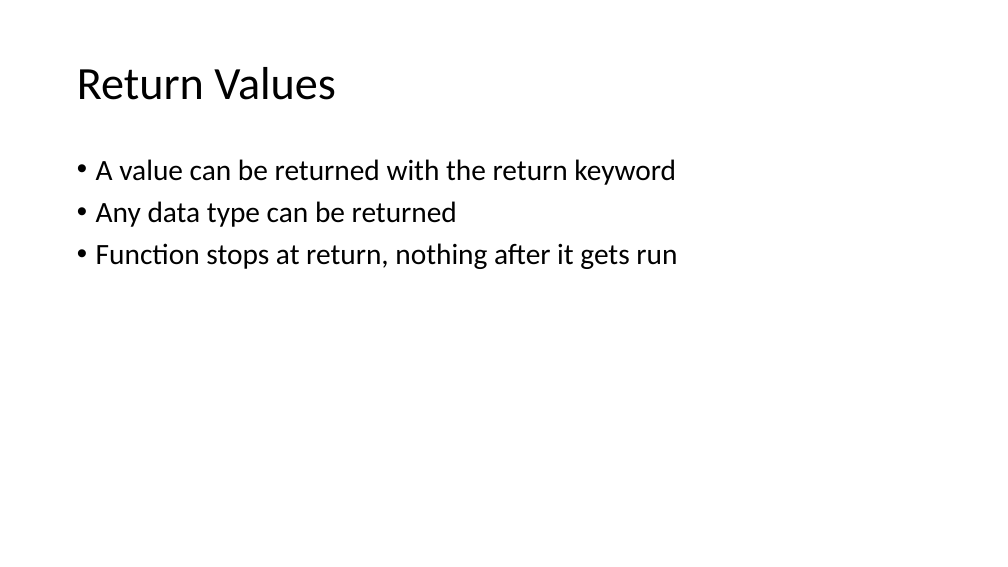
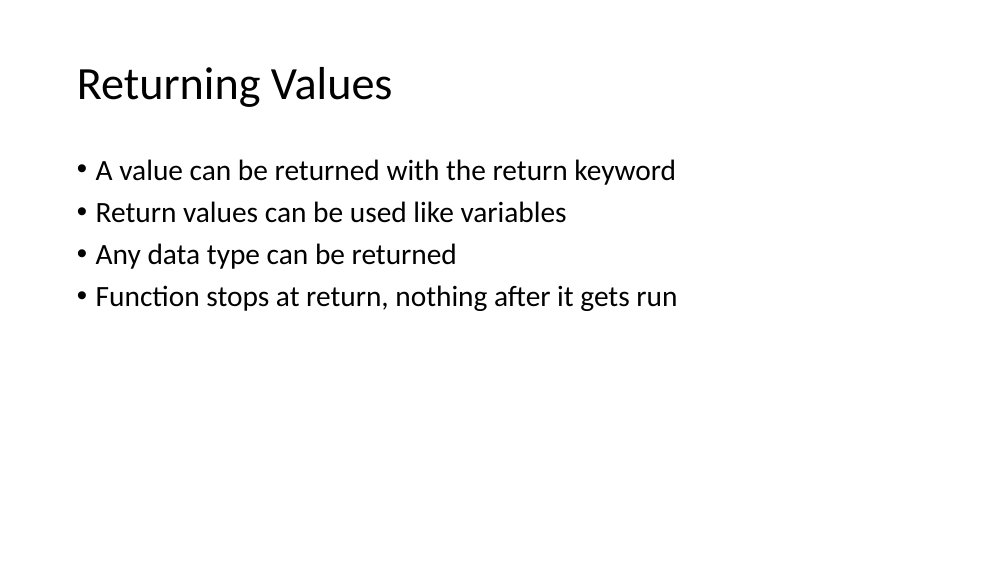
Before and after one commit to PHPEmbark/curriculum, a slide deck: slide 62 of course/1 - Basic Programming/Basics Of Programming.pptx (slide 61 before the commit). Drawn at 1008x567 pixels with LibreOffice and Linux fonts; fonts in the diff are those of the drawing. Boxes give left, top, right and bottom in pixels: in the first picture for what was removed or moved away, otherwise in the second. Text is boxed around its words. In the diff, an @@ line names an element or a change of style, - is before the commit and + after.

```diff
--- a/course/1 - Basic Programming/Basics Of Programming.pptx
+++ b/course/1 - Basic Programming/Basics Of Programming.pptx
@@ title at (x1=77, y1=67, x2=393, y2=107): text changed @@
-Return Values
+Returning Values
@@ text at (x1=96, y1=201, x2=567, y2=223): paragraph added @@
+• Return values can be used like variables
```
Also in this commit, not shown: 36 other slides changed, 31 slides added.
